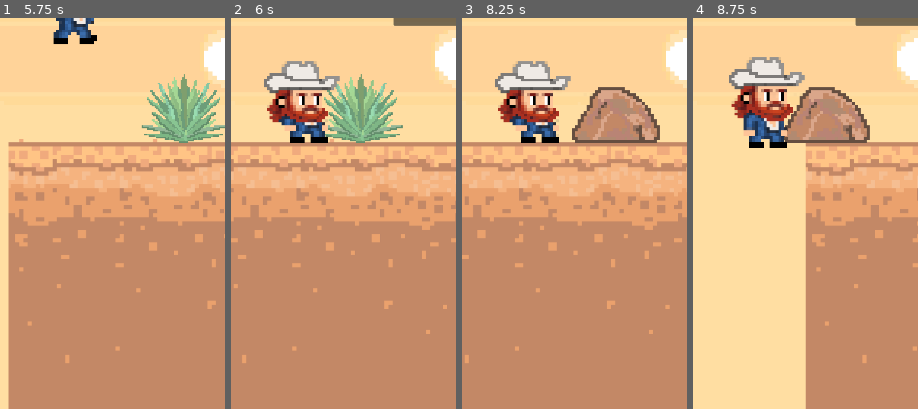
Above: before the commit, frames 1-4 (left to right).
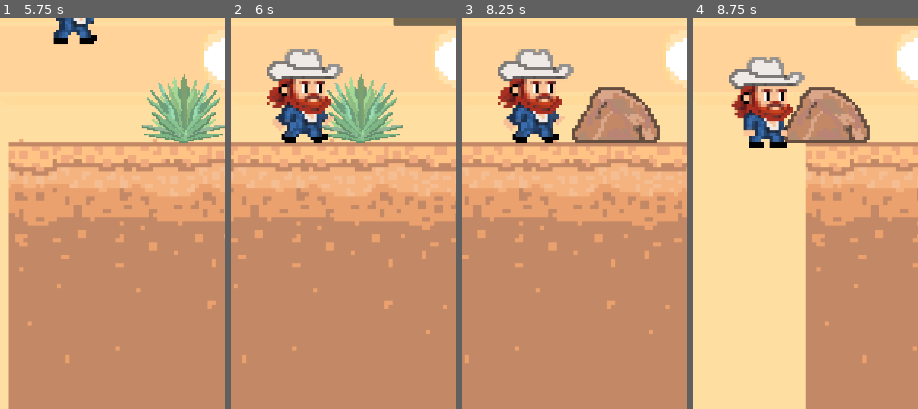
Above: after the commit, the same moments.

Repository: rgomezp/cowboy-game
Game: Godot game, scene res://scenes/main.tscn
Same seed, same stepped clock (60 frames per second), same inputs: the game is played once before the commit and once after it.
Inputs:
- Up to frame 1 (5.75 s): tap Enter (ui_accept) at 0.5, 0.77, 1.52, 2.75, 3.77, 5, 5.27 s; click "RESTART" at 2 s; hold Down (ui_down) 2.78-3.53 s; click "RESTART" at 4.25 s
- Up to frame 2 (6 s): hold Down (ui_down) from 5.78 s (still down)
- Up to frame 3 (8.25 s): tap Enter (ui_accept) at 6.02, 7.25 s; release Down (ui_down) at 6.5 s; click "RESTART" at 6.5 s; hold Down (ui_down) from 8.03 s (still down)
- Up to frame 4 (8.75 s): keep holding Down (ui_down); tap Enter (ui_accept) at 8.27 s
The pictures show only the part of the screen within x 0-50%, y 50-100%; the shares and areas given below are measured in that part.

Frame 1 is identical in both runs. In frame 2, 5.2% of the frame differs, in the area x 14-50%, y 7-32%; in frame 3, 5.2%; in frame 4, nothing differs.

Commit message:
Adds sliding mechanic for the player
Implements a sliding mechanic when the player presses the down input while on the ground.

The player will now perform a sliding animation and the collision shape is adjusted.

The sliding duration is timed and the player returns to running state after the slide.

Diff:
--- a/scenes/player.gd
+++ b/scenes/player.gd
@@ -4,21 +4,40 @@
 const GRAVITY : int = 4200
 const JUMP_VELOCITY = -1800
 
+var is_sliding: bool = false
+var sliding_timer: float = 0.0
+
 
 func _physics_process(delta: float) -> void:
 	velocity.y += GRAVITY * delta
+
+	# Update sliding timer
+	if is_sliding:
+		sliding_timer += delta
+		# Calculate animation duration: 4 frames / 3.0 speed = ~1.33 seconds
+		var animation_duration = 4.0 / 3.0
+		if sliding_timer >= animation_duration:
+			is_sliding = false
+			sliding_timer = 0.0
+			$RunCollisionShape.disabled = false
+
 	if is_on_floor():
 		if not get_parent().game_running:
 			$AnimatedSprite2D.play("idle")
 		else:
-			$RunCollisionShape.disabled = false
 			if Input.is_action_pressed("ui_accept"):
 				velocity.y = JUMP_VELOCITY
-			elif Input.is_action_pressed("ui_down"):
+			elif Input.is_action_just_pressed("ui_down") and not is_sliding:
+				is_sliding = true
+				sliding_timer = 0.0
 				$AnimatedSprite2D.play("sliding")
 				$RunCollisionShape.disabled = true
+			elif is_sliding:
+				# Keep sliding animation playing and collision disabled
+				$AnimatedSprite2D.play("sliding")
 			else:
 				$AnimatedSprite2D.play("running")
+				$RunCollisionShape.disabled = false
 	else:
 		$AnimatedSprite2D.play("jumping")
 
--- a/scenes/player.tscn
+++ b/scenes/player.tscn
@@ -142,10 +142,10 @@
 }]
 
 [sub_resource type="RectangleShape2D" id="RectangleShape2D_mdl7e"]
-size = Vector2(20, 30.999992)
+size = Vector2(15.285708, 30.999992)
 
 [sub_resource type="RectangleShape2D" id="RectangleShape2D_qu4a1"]
-size = Vector2(20, 28)
+size = Vector2(15.28571, 28)
 
 [node name="Player2" type="CharacterBody2D"]
 z_index = 1
@@ -160,11 +160,11 @@
 autoplay = "idle"
 
 [node name="RunCollisionShape" type="CollisionShape2D" parent="."]
-position = Vector2(19.428564, 169.49998)
-scale = Vector2(0.9999999, 0.9999999)
+position = Vector2(21.78571, 169.49995)
+scale = Vector2(0.9999998, 0.9999998)
 shape = SubResource("RectangleShape2D_mdl7e")
 
 [node name="SlideCollisionShape" type="CollisionShape2D" parent="."]
-position = Vector2(19.428566, 170.99998)
-scale = Vector2(0.9999999, 0.9999999)
+position = Vector2(21.785711, 170.99995)
+scale = Vector2(0.9999998, 0.9999998)
 shape = SubResource("RectangleShape2D_qu4a1")
